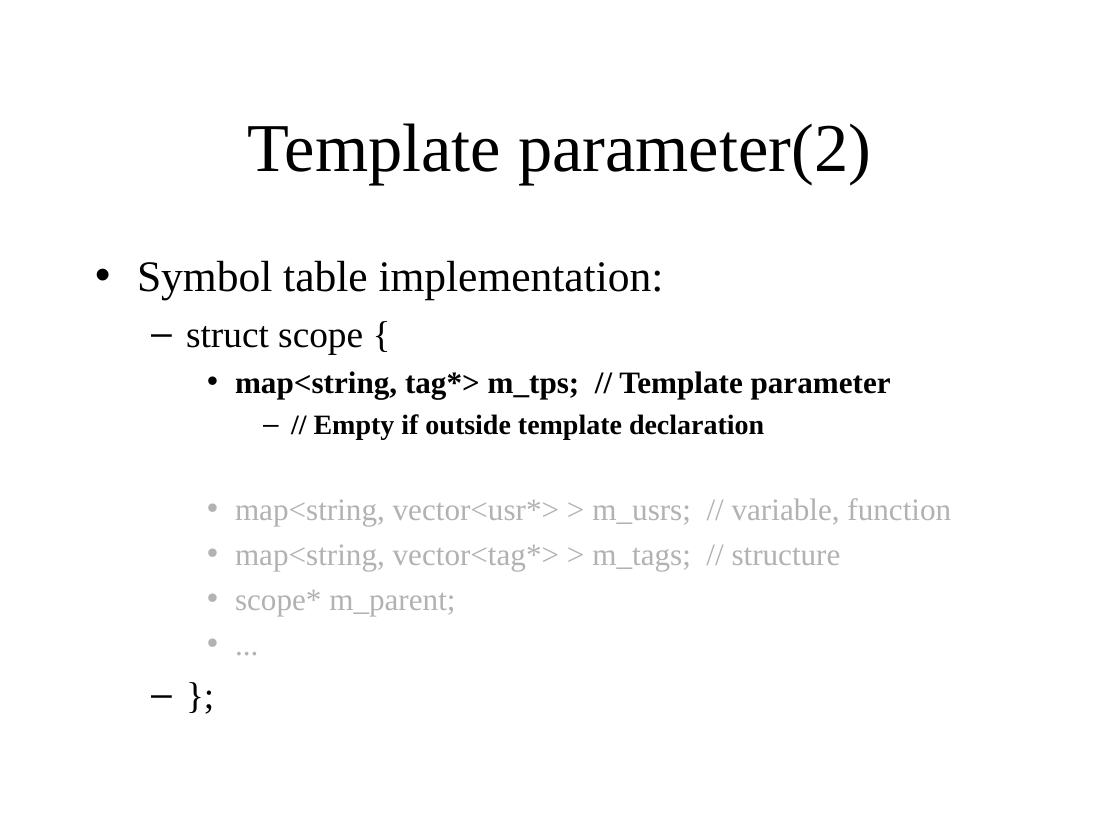
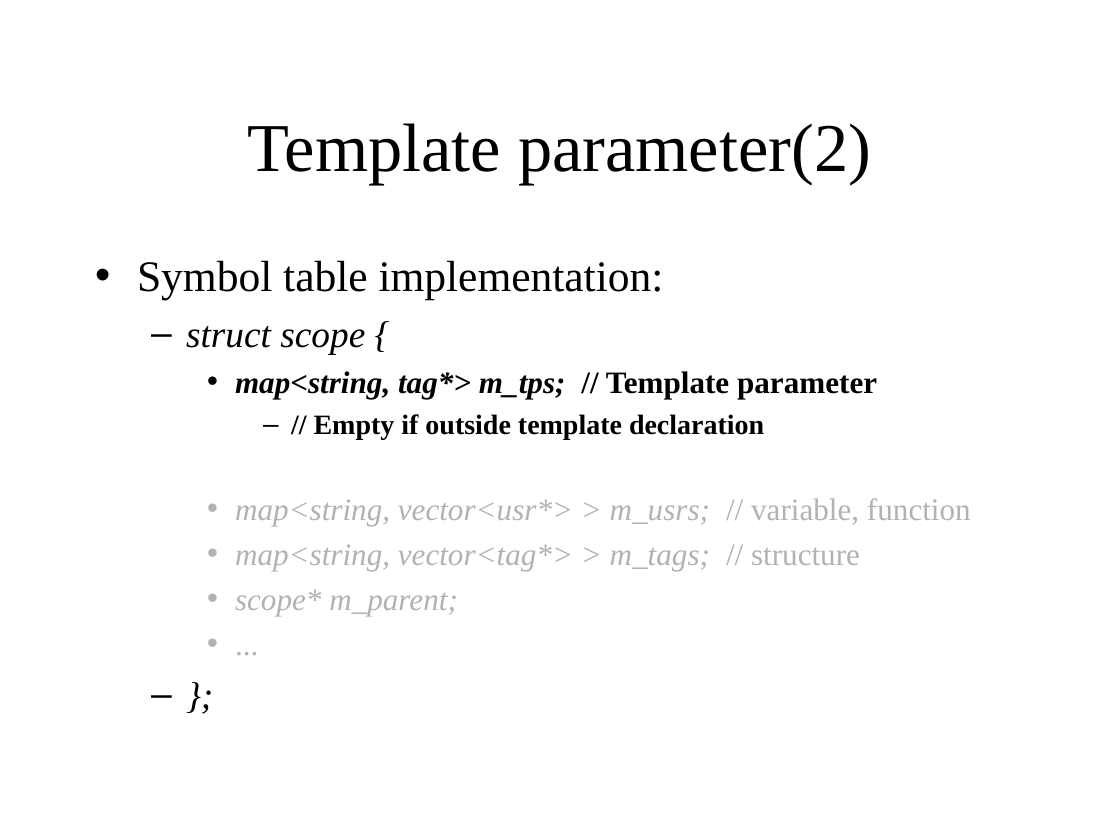
Before and after one commit to KeiHasegawa/cxx_doc, a slide deck: slide 3 of 14_template_parse_e.ppt. Drawn at 1120x840 pixels with LibreOffice and Linux fonts; fonts in the diff are those of the drawing. Boxes give left, top, right and bottom in pixels: in the first picture for what was removed or moved away, otherwise in the second. Text is boxed around its words. In the diff, an @@ line names an element or a change of style, - is before the commit and + after.

```diff
--- a/14_template_parse_e.ppt
+++ b/14_template_parse_e.ppt
@@ text at <box>186,326,971,616</box>: italic on in "struct scope {", "map<string, tag*> m_tps;", "map<string, vector<usr*> > m_usrs;", "map<string, vector<tag*> > m_tags;" and 2 more places @@
```
Also in this commit, not shown: 2 other slides changed, 1 slide added, 4 other files.
